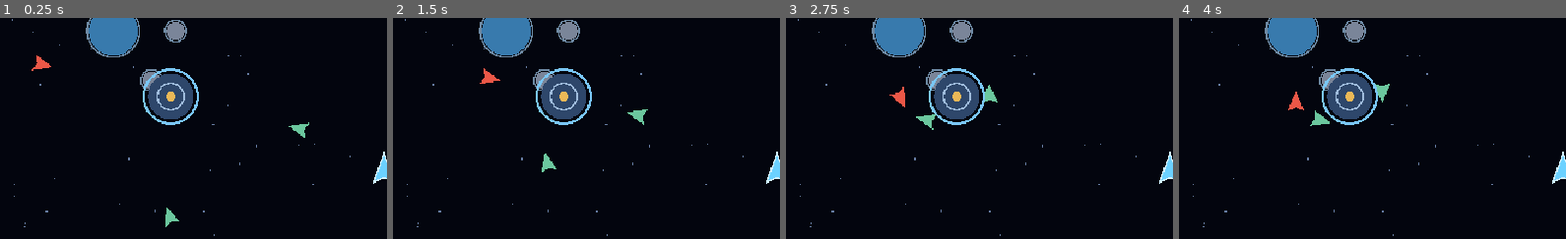
Above: before the commit, frames 1-4 (left to right).
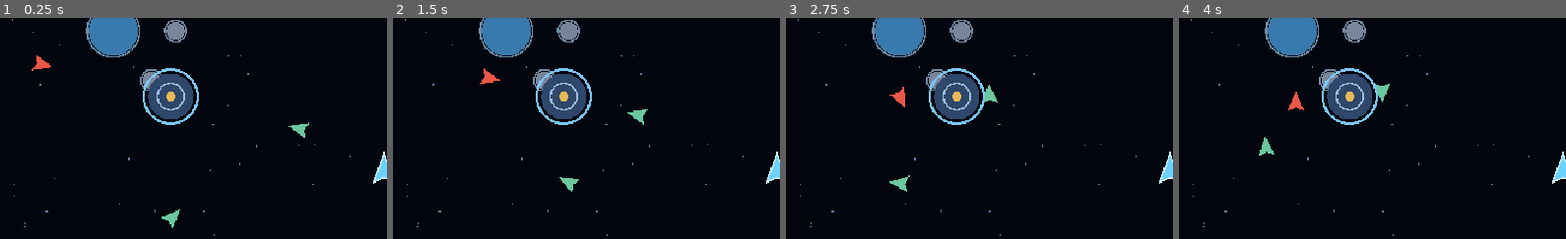
Above: after the commit, the same moments.

Repository: DARTVADER1-DROID/Star-Forge
Game: Godot game, scene res://scenes/main.tscn
The game is run twice, just before and just after one commit, with the same random seed, the same clock (stepped at 60 frames per second) and the same inputs.
Inputs (mouse positions are % of the whole screen's width and height, from its top left):
- Up to frame 1 (0.25 s): no input
- Up to frame 2 (1.5 s): move the mouse to (72, 45) at 0.52 s; click (72, 45) at 0.67 s; drag from (29, 55) to (12, 29) at 1.27 s
- Up to frame 3 (2.75 s): move the mouse to (60, 28) at 2.02 s; click (60, 28) at 2.17 s
- Up to frame 4 (4 s): drag from (45, 70) to (19, 35) at 2.77 s; move the mouse to (80, 65) at 3.52 s; click (80, 65) at 3.67 s
The pictures show only the part of the screen within x 0-50%, y 16-66%; the shares and areas given below are measured in that part.

The runs differ from the first frame. In frame 1, 0.1% of the frame differs, in the area x 41-47%, y 85-96%; in frame 2, 0.3%; in frame 3, 0.3%, in the area x 26-39%, y 43-79%; in frame 4, 0.3%.

Commit message:
Skin mobile HUD with original UI textures

Diff:
--- a/scripts/ui/touch_hud.gd
+++ b/scripts/ui/touch_hud.gd
@@ -74,10 +74,25 @@
     control.offset_bottom = offset.y+dimensions.y
     control.add_theme_font_size_override("font_size",17)
     control.add_theme_color_override("font_color",Color(0.92,0.96,1.0))
-    control.add_theme_stylebox_override("normal",_button_style(Color(0.08,0.19,0.32,0.92)))
-    control.add_theme_stylebox_override("pressed",_button_style(Color(0.12,0.39,0.58,0.98)))
+    control.add_theme_stylebox_override("normal",_button_texture_style("ui_button_9slice_normal.png"))
+    control.add_theme_stylebox_override("pressed",_button_texture_style("ui_button_9slice_pressed.png"))
+    control.add_theme_stylebox_override("hover",_button_style(Color(0.10,0.28,0.44,0.96)))
     add_child(control)
     return control
+
+func _button_texture_style(asset_name: String) -> StyleBox:
+    var texture := AssetLibrary.load_texture(asset_name)
+    if texture == null:
+        return _button_style(Color(0.08,0.19,0.32,0.92))
+    var style := StyleBoxTexture.new()
+    style.texture = texture
+    style.texture_margin_left = 9.0
+    style.texture_margin_top = 9.0
+    style.texture_margin_right = 9.0
+    style.texture_margin_bottom = 9.0
+    style.axis_stretch_horizontal = StyleBoxTexture.AXIS_STRETCH_MODE_STRETCH
+    style.axis_stretch_vertical = StyleBoxTexture.AXIS_STRETCH_MODE_STRETCH
+    return style
 
 func _button_style(fill: Color) -> StyleBoxFlat:
     var style := StyleBoxFlat.new()
@@ -134,6 +149,15 @@
     panel.position = -dimensions/2.0
     panel.visible = false
     add_child(panel)
+    var panel_texture := AssetLibrary.load_texture("ui_panel_9slice.png")
+    if panel_texture != null:
+        var panel_style := StyleBoxTexture.new()
+        panel_style.texture = panel_texture
+        panel_style.texture_margin_left = 18.0
+        panel_style.texture_margin_top = 18.0
+        panel_style.texture_margin_right = 18.0
+        panel_style.texture_margin_bottom = 18.0
+        panel.add_theme_stylebox_override("panel",panel_style)
     var content := VBoxContainer.new()
     panel.add_child(content)
     var heading := Label.new()
@@ -326,6 +350,15 @@
 func _draw() -> void:
     if _active_touch == -1:
         return
-    draw_circle(_joystick_origin,JOYSTICK_RADIUS,Color(0.18,0.38,0.56,0.22))
-    draw_arc(_joystick_origin,JOYSTICK_RADIUS,0.0,TAU,48,Color(0.48,0.74,0.94,0.78),3.0)
-    draw_circle(_joystick_origin+_joystick_vector*JOYSTICK_RADIUS,23.0,Color(0.58,0.82,1.0,0.82))
+    var base_texture := AssetLibrary.load_texture("ui_joystick_base.png")
+    var knob_texture := AssetLibrary.load_texture("ui_joystick_knob.png")
+    if base_texture != null:
+        draw_texture_rect(base_texture,Rect2(_joystick_origin-Vector2(64,64),Vector2(128,128)),false)
+    else:
+        draw_circle(_joystick_origin,JOYSTICK_RADIUS,Color(0.18,0.38,0.56,0.22))
+        draw_arc(_joystick_origin,JOYSTICK_RADIUS,0.0,TAU,48,Color(0.48,0.74,0.94,0.78),3.0)
+    var knob_position := _joystick_origin+_joystick_vector*JOYSTICK_RADIUS
+    if knob_texture != null:
+        draw_texture_rect(knob_texture,Rect2(knob_position-Vector2(24,24),Vector2(48,48)),false)
+    else:
+        draw_circle(knob_position,23.0,Color(0.58,0.82,1.0,0.82))
